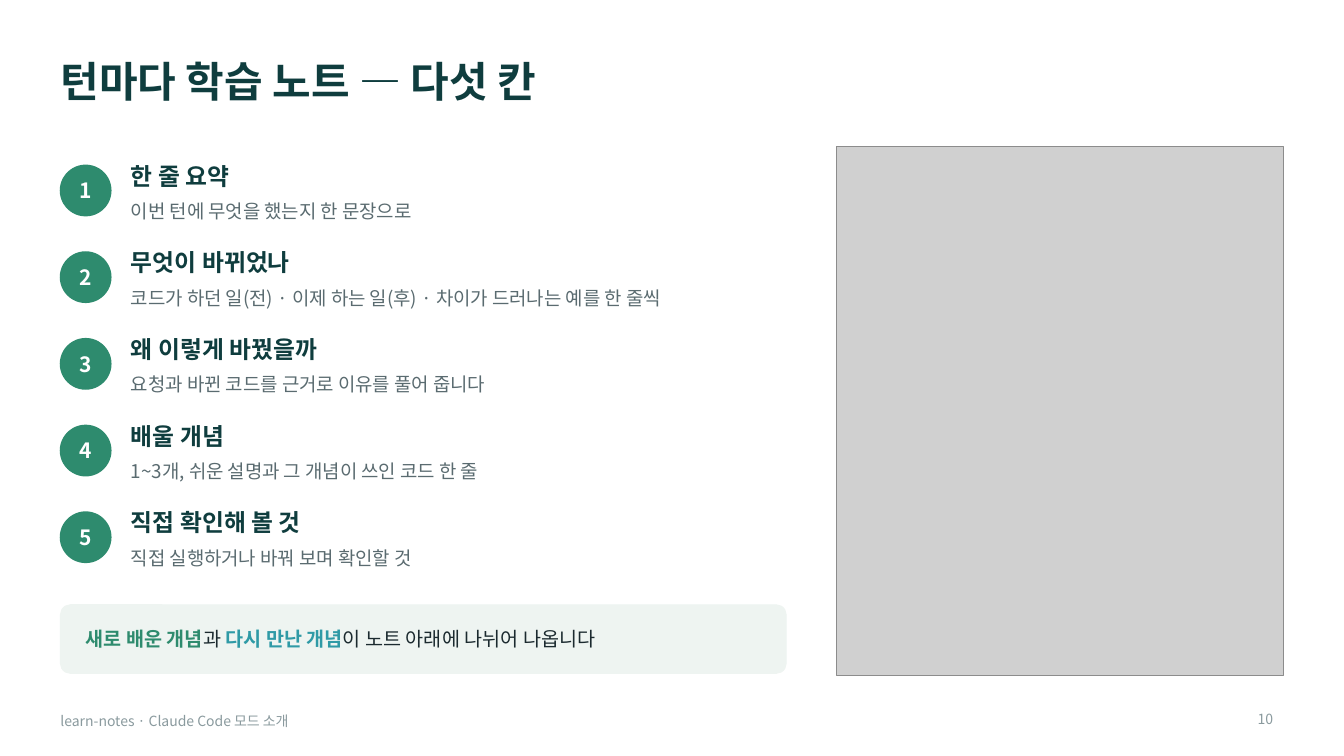
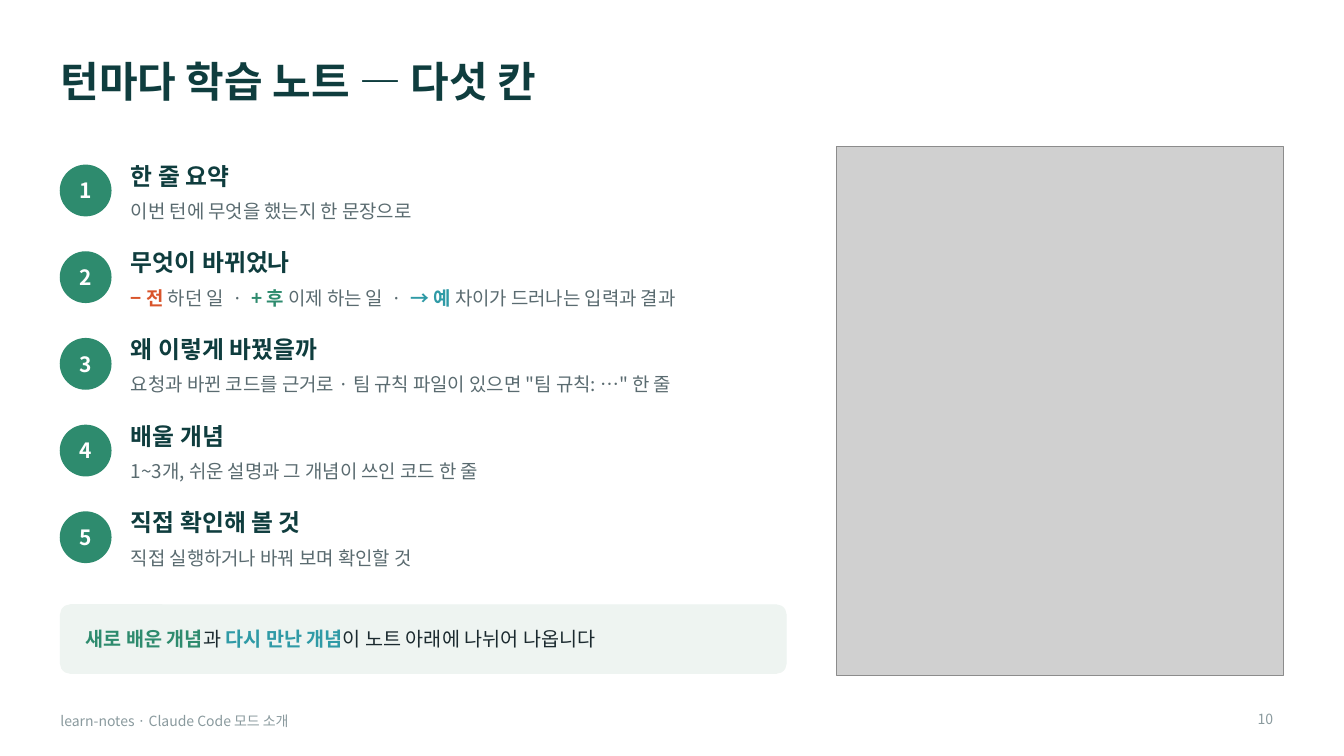
Before and after one commit to Owen-YC/learn-notes, a slide deck: slide 10 of docs/team/learn-notes-intro.pptx. Drawn at 1344x756 pixels with LibreOffice and Linux fonts; fonts in the diff are those of the drawing; grey boxes stand for pictures. Boxes give left, top, right and bottom in pixels: in the first picture for what was removed or moved away, otherwise in the second. Text is boxed around its words. In the diff, an @@ line names an element or a change of style, - is before the commit and + after.

```diff
--- a/docs/team/learn-notes-intro.pptx
+++ b/docs/team/learn-notes-intro.pptx
@@ text at (146,289,676,307): text changed @@
-코드가 하던 일(전) · 이제 하는 일(후) · 차이가 드러나는 예를 한 줄씩
+− 전 하던 일 · + 후 이제 하는 일 · → 예 차이가 드러나는 입력과 결과
@@ text at (131,375,671,393): text changed @@
-요청과 바뀐 코드를 근거로 이유를 풀어 줍니다
+요청과 바뀐 코드를 근거로 · 팀 규칙 파일이 있으면 "팀 규칙: …" 한 줄
```
Also in this commit, not shown: 12 other slides changed, 2 slides added, 1 slide removed, 13 other files.
